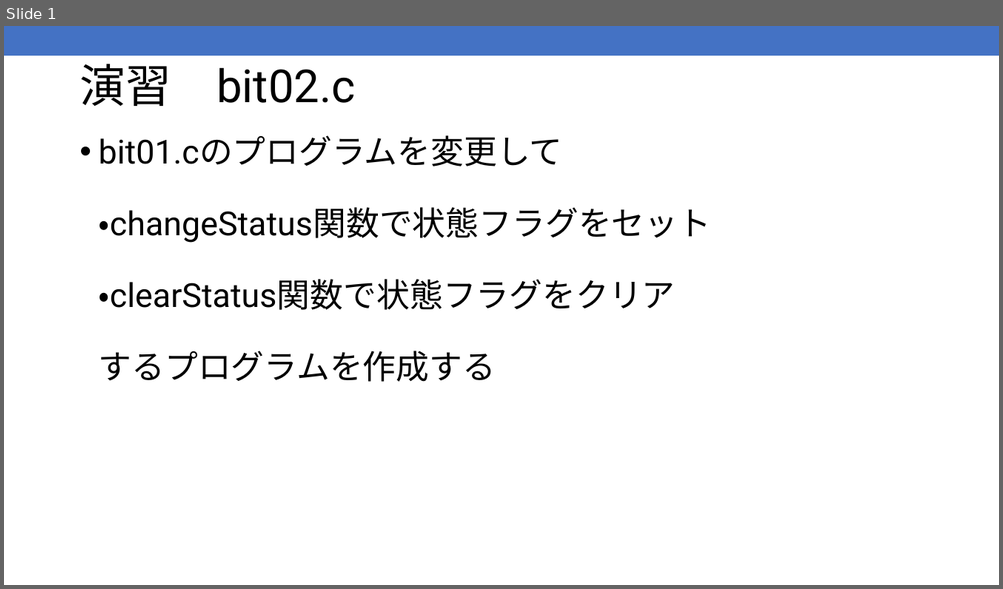
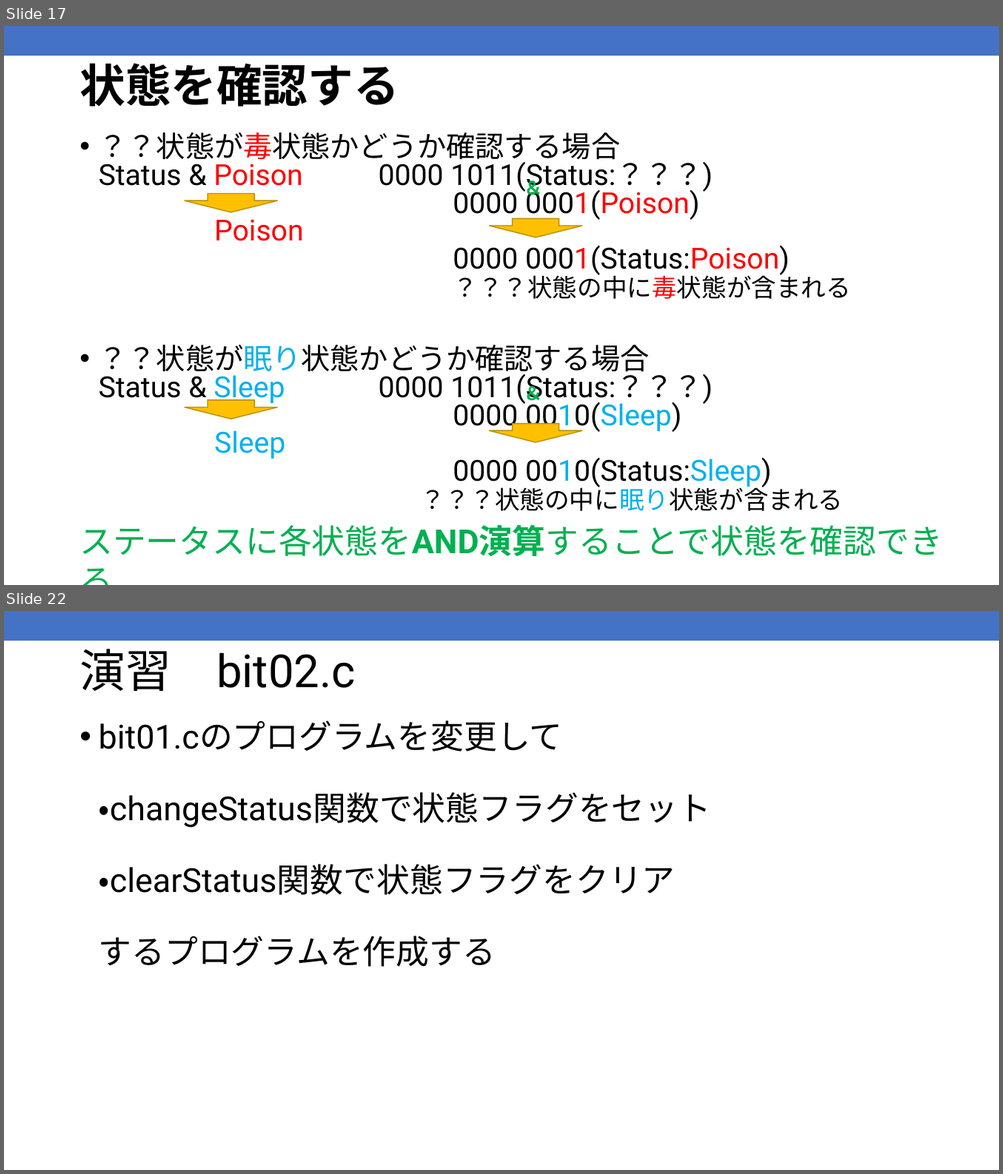
Before and after one commit to kic-murata/cpp2025, a slide deck: 授業資料/演習問題：ビット処理2025案.pptx. Shown one above the other, each under a label of ours: slide 1 before the commit, slides 17 and 22 after it; the slides between them are not shown. The pictures are 1003x589 and 1003x1174 pixels, drawn with LibreOffice and Linux fonts; fonts in the diff are those of the drawing. Boxes give left, top, right and bottom in pixels: in the first picture for what was removed or moved away, otherwise in the second. Text is boxed around its words. In the diff, an @@ line names an element or a change of style, - is before the commit and + after.

```diff
--- a/授業資料/演習問題：ビット処理2025案.pptx
+++ b/授業資料/演習問題：ビット処理2025案.pptx
@@ slide 17 added at box(4, 26, 999, 585), background #FFFFFF; not listed: 1 template element that a slide beside it also shows @@
@@ title added at box(79, 63, 398, 107), 44 pt, text #000000, bold @@
+状態を確認する
@@ text added at box(99, 133, 851, 511), 28 pt, text #000000 @@
+• ？？状態が毒状態かどうか確認する場合
+  Status & Poison 0000 1011(Status:？？？)
+  0000 0001(Poison)
+  Poison
+  0000 0001(Status:Poison)
+  ？？？状態の中に毒状態が含まれる
+• ？？状態が眠り状態かどうか確認する場合
+  Status & Sleep 0000 1011(Status:？？？)
+  0000 0010(Sleep)
+  Sleep
+  0000 0010(Status:Sleep)
+  ？？？状態の中に眠り状態が含まれる
@@ text added at box(517, 173, 550, 203), 18 pt, text #00B050, bold @@
+＆
@@ down arrow added at box(185, 194, 278, 212), fill #FFC000, outline #BD8E00 1 pt @@
@@ down arrow added at box(489, 218, 582, 237), fill #FFC000, outline #BD8E00 1 pt @@
@@ text added at box(517, 379, 550, 409), 18 pt, text #00B050, bold @@
+＆
@@ down arrow added at box(185, 400, 278, 419), fill #FFC000, outline #BD8E00 1 pt @@
@@ down arrow added at box(489, 423, 582, 443), fill #FFC000, outline #BD8E00 1 pt @@
@@ text added at box(79, 525, 942, 557), 32 pt, text #00B050 @@
+ステータスに各状態をAND演算することで状態を確認できる
@@ what was slide 1 is now slide 22 @@
```
Also in this commit, not shown: 1 slide changed, 20 other slides added, 2 other files.
